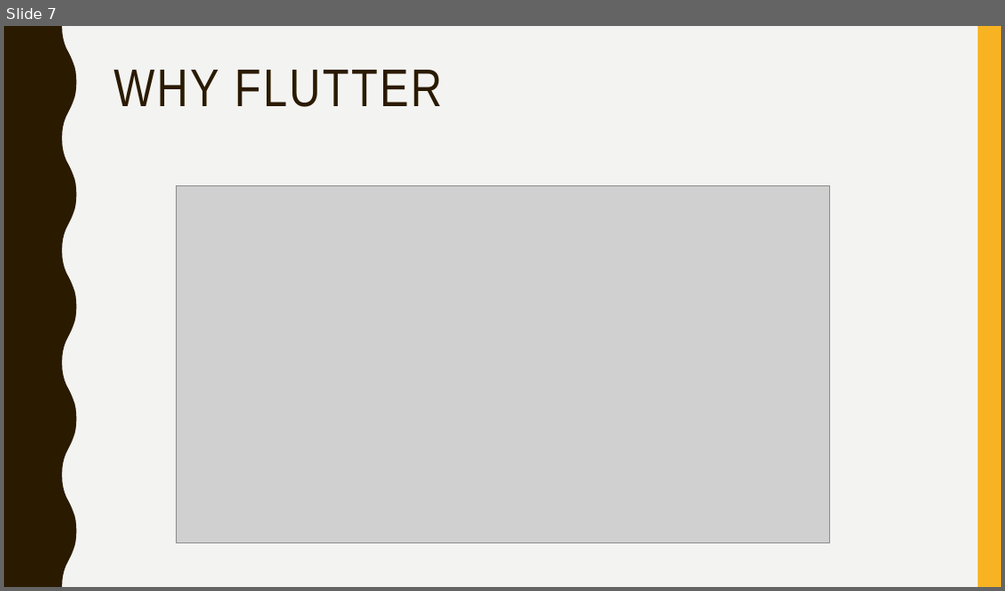
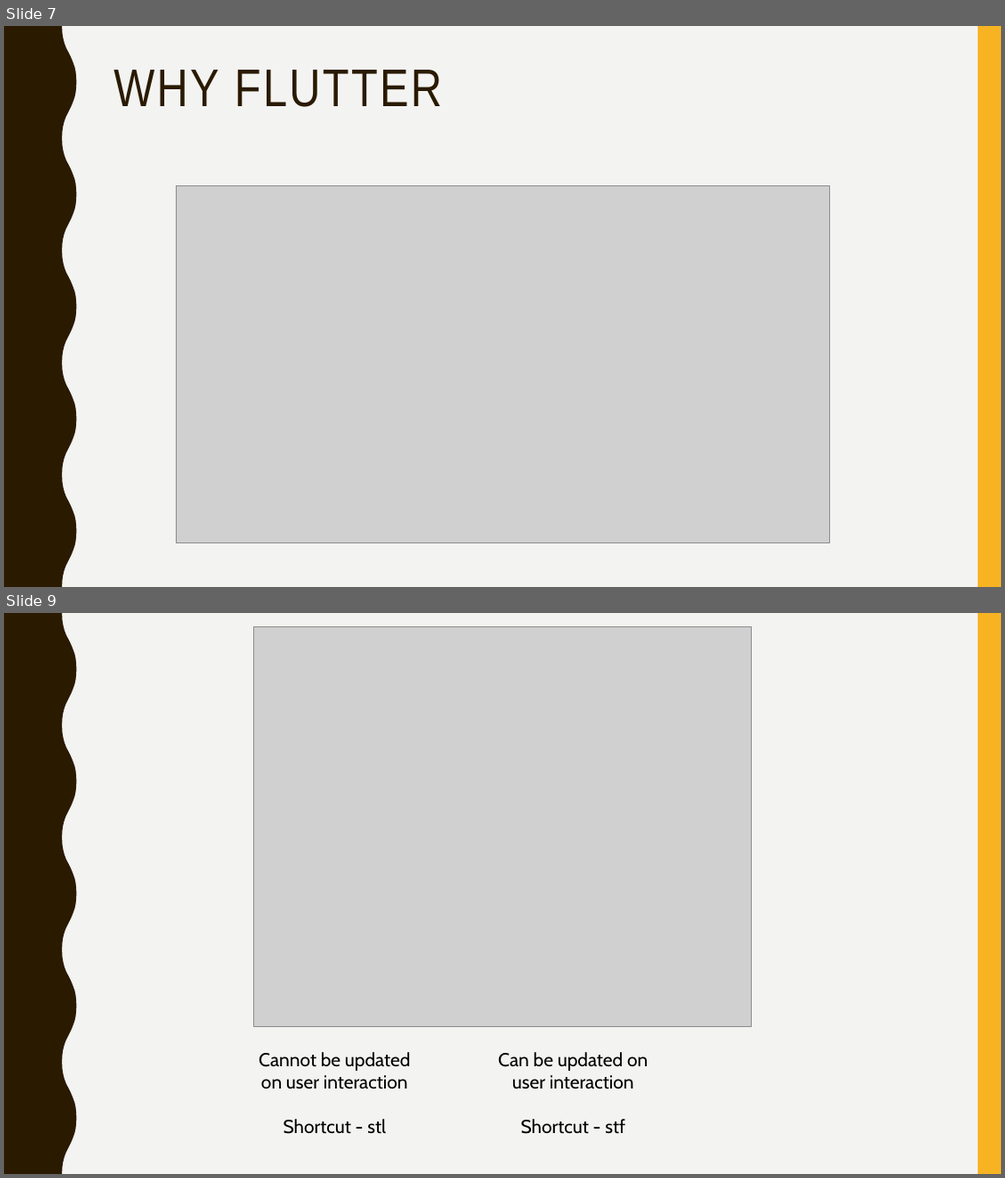
Before and after one commit to narayanvyas/flutter_workshop, a slide deck: Flutter Workshop.pptx. Shown one above the other, each under a label of ours: slide 7 before the commit, slides 7 and 9 after it; the slides between them are not shown. The pictures are 1005x591 and 1005x1178 pixels, drawn with LibreOffice and Linux fonts; fonts in the diff are those of the drawing; grey boxes stand for pictures. Boxes give left, top, right and bottom in pixels: in the first picture for what was removed or moved away, otherwise in the second. Text is boxed around its words. In the diff, an @@ line names an element or a change of style, - is before the commit and + after.

```diff
--- a/Flutter Workshop.pptx
+++ b/Flutter Workshop.pptx
@@ slide 9 added at (4,613,1001,1174), background #F3F3F2; not listed: 2 template elements that a slide beside it also shows @@
@@ picture added at (254,627,752,1027) @@
@@ text added at (259,1052,411,1134), 18 pt, text #000000 @@
+Cannot be updated on user interaction
+Shortcut - stl
@@ text added at (498,1052,647,1134), 18 pt, text #000000 @@
+Can be updated on user interaction
+Shortcut - stf
```
Also in this commit, not shown: 1 other slide added.
